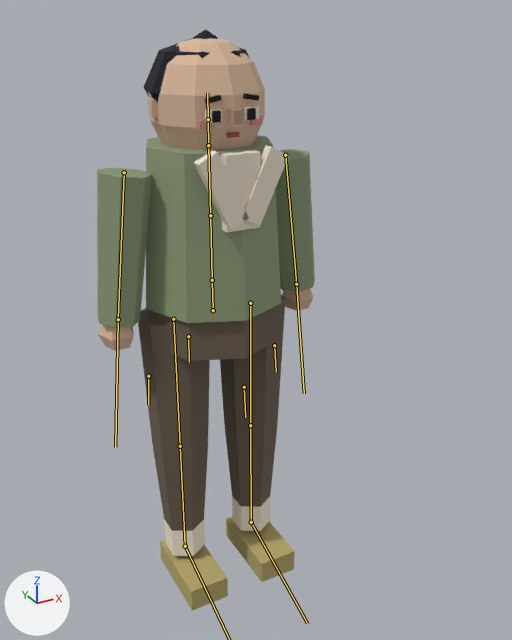
What one commit did to the glTF model assets3d/npcs/npc_N104c.glb.
One viewpoint serves both versions: a 50 mm camera at (-0.512, -1.094, 1.08) aimed at (0.045, -0.081, 0.573). The lights are fixed; the arrows at lower left show +X, +Y and +Z. The older version comes first. The bones that change, and the others that lie on the model, are drawn over the model as lines.

Names of what the first picture shows: 'npc_N104c_part0', 'npc_N104c_part1', 'npc_N104c_part2', 'npc_N104c_part3', 'npc_N104c_part4', 'npc_N104c_part5', 'npc_N104c_part6', 'npc_N104c_part7', 'npc_N104c_part8', 'npc_N104c_part9'.
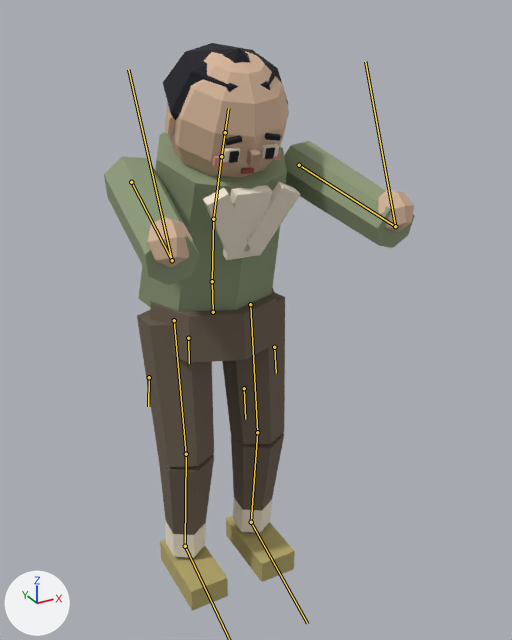
The newer file adds an action. The first version stands in its rest pose; the second is drawn at frame 2 of the action 'Weep'.

What the commit changed:
Bone 'Spine' (bone_spine) turns from (0, 0, 0) to (6, 0, 0) degrees about its own x, y and z.
Bone 'Chest' (bone_chest) turns from (0, 0, 0) to (13, -2, 0) degrees about its own x, y and z.
Bone 'Head' (bone_head) turns from (0, 0, 0) to (3, 1, 0) degrees about its own x, y and z.
Bone 'UpperArm.L' (bone_upperarm_l) turns from (0, 0, 0) to (-95, -14, -5) degrees about its own x, y and z.
Bone 'Hand.L' (bone_hand_l) turns from (0, 0, 0) to (-129, -14, 5) degrees about its own x, y and z.
Bone 'UpperArm.R' (bone_upperarm_r) turns from (0, 0, 0) to (-95, 14, 5) degrees about its own x, y and z.
Bone 'Hand.R' (bone_hand_r) turns from (0, 0, 0) to (-129, 14, -5) degrees about its own x, y and z.
Bone 'UpperLeg.L' (bone_upperleg_l) turns from (0, 0, 0) to (-6, 0, 0) degrees about its own x, y and z.
Bone 'LowerLeg.L' (bone_lowerleg_l) turns from (0, 0, 0) to (12, 0, 0) degrees about its own x, y and z.
Bone 'Foot.L' (bone_foot_l) turns from (0, 0, 0) to (-7, 0, 0) degrees about its own x, y and z.
Bone 'UpperLeg.R' (bone_upperleg_r) turns from (0, 0, 0) to (-6, 0, 0) degrees about its own x, y and z.
Bone 'LowerLeg.R' (bone_lowerleg_r) turns from (0, 0, 0) to (12, 0, 0) degrees about its own x, y and z.
Bone 'Foot.R' (bone_foot_r) turns from (0, 0, 0) to (-7, 0, 0) degrees about its own x, y and z.

What differs and where, as boxes (x1, y1, x2, y2) in the pictures (512 x 640 px):
'npc_N104c_part3', posed: before (97, 135, 315, 328); after (104, 132, 414, 311)
'npc_N104c_part0', posed: before (138, 295, 286, 531); after (137, 287, 285, 535)
'npc_N104c_part4', posed (24% wider, 31% shorter): before (98, 38, 313, 351); after (147, 51, 414, 268)
'npc_N104c_part1', posed (8% wider, 8% shorter): before (164, 106, 289, 556); after (166, 144, 301, 558)
'npc_N104c_part6', posed: before (144, 29, 259, 104); after (163, 43, 288, 146)
bone 'Spine', root to tip: before (212, 280) to (210, 215); after (212, 281) to (213, 219)
bone 'Chest', root to tip: before (210, 215) to (208, 145); after (213, 219) to (221, 156)
bone 'Head', root to tip: before (208, 119) to (207, 93); after (225, 132) to (228, 108)
bone 'UpperArm.L', root to tip: before (285, 155) to (296, 284); after (299, 165) to (395, 226)
bone 'Hand.L', root to tip: before (296, 284) to (304, 393); after (395, 226) to (365, 61)
bone 'UpperArm.R', root to tip: before (124, 172) to (118, 319); after (131, 182) to (172, 260)
bone 'Hand.R', root to tip: before (118, 319) to (115, 447); after (172, 260) to (128, 69)
bone 'UpperLeg.L', root to tip: before (250, 303) to (250, 425); after (250, 304) to (257, 432)
bone 'LowerLeg.L', root to tip: before (250, 425) to (251, 522); after (257, 432) to (251, 522)
bone 'UpperLeg.R', root to tip: before (173, 319) to (180, 446); after (174, 320) to (186, 454)
bone 'LowerLeg.R', root to tip: before (180, 446) to (185, 546); after (186, 454) to (185, 546)
